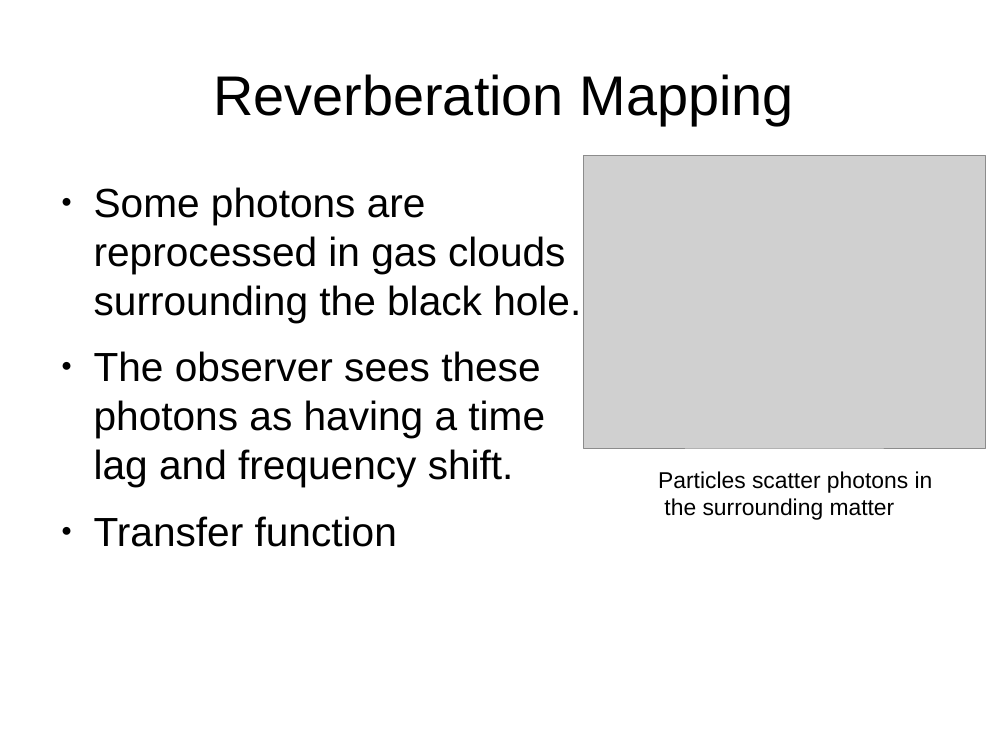
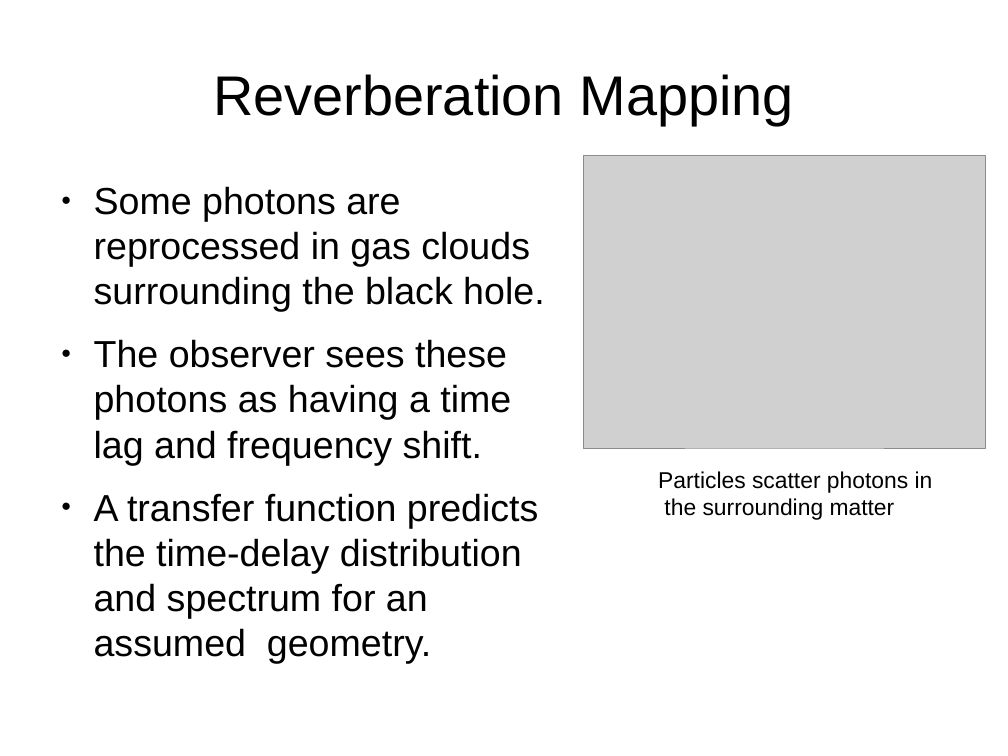
Before and after one commit to othocaes/fourier-agn, a slide deck: slide 4 of pres/intro.odp. Drawn at 1008x756 pixels with LibreOffice and Linux fonts; fonts in the diff are those of the drawing; grey boxes stand for pictures. Boxes give left, top, right and bottom in pixels: in the first picture for what was removed or moved away, otherwise in the second. Text is boxed around its words. In the diff, an @@ line names an element or a change of style, - is before the commit and + after.

```diff
--- a/pres/intro.odp
+++ b/pres/intro.odp
@@ text at bbox=[94, 186, 544, 465]: size 32 to 29.6 pt in "Some photons are reprocessed in gas clouds ...", "The observer sees these photons as having ..." @@
@@ text at bbox=[94, 493, 539, 618]: text changed; size 32 to 29.6 pt @@
-● Transfer function
+● A transfer function predicts the time-delay distribution and spectrum for an assumed geometry.
```
Also in this commit, not shown: 2 other slides changed.
